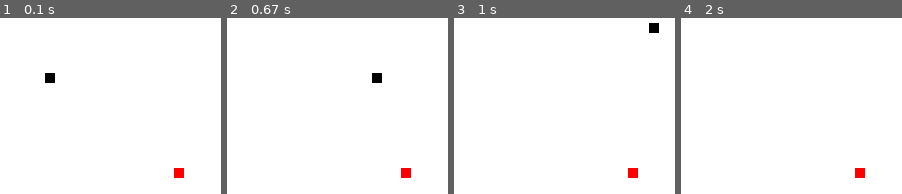
Above: before the commit, frames 1-4 (left to right).
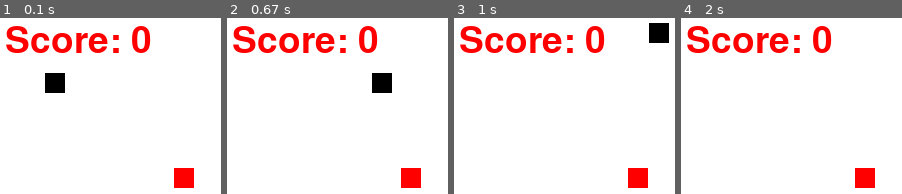
Above: after the commit, the same moments.

Repository: chirag-soni23/Snake-game--Pygame-
Game: pygame game, started from SnakeGame.py
The game is run twice, just before and just after one commit, with the same random seed, the same clock (stepped at 60 frames per second) and the same inputs.
Inputs:
- Up to frame 1 (0.1 s): no input
- Up to frame 2 (0.67 s): hold Right from 0.33 s (still down)
- Up to frame 3 (1 s): release Right at 0.8 s; hold Up from 0.83 s (still down)
- Up to frame 4 (2 s): release Up at 1.13 s

The runs differ from the first frame. In frame 1, 5.9% of the frame differs, in the area x 2-88%, y 4-97%; in frame 2, 5.9%; in frame 3, 5.9%; in frame 4, 5.1%.

Commit message:
flappybird

Diff:
--- a/SnakeGame.py
+++ b/SnakeGame.py
@@ -29,11 +29,17 @@
 food_x = random.randint(20, int(screen_width / 2))
 food_y = random.randint(20, int(screen_height / 2))
 
-snake_size = 10
+snake_size = 20
 fps = 60
 
 # clock
 clock = pygame.time.Clock()
+font = pygame.font.SysFont(None,55)
+def text_screen(text,color,x,y):
+    screen_text = font.render(text,True,color)
+    gameWindow.blit(screen_text,[x,y])
+
+
 
 # creating a game loop
 while not exit_game:
@@ -60,10 +66,10 @@
 
     if abs(snake_x - food_x) < 6 and abs(snake_y - food_y) < 66:
         score += 1
-        print(f"Score: {score * 10}")
         food_x = random.randint(20, int(screen_width / 2))
         food_y = random.randint(20, int(screen_height / 2))
     gameWindow.fill(white)
+    text_screen("Score: "+str(score*10),red,5,5)
     # snake food
     pygame.draw.rect(gameWindow,red,[food_x,food_y,snake_size,snake_size])
     # snake head
